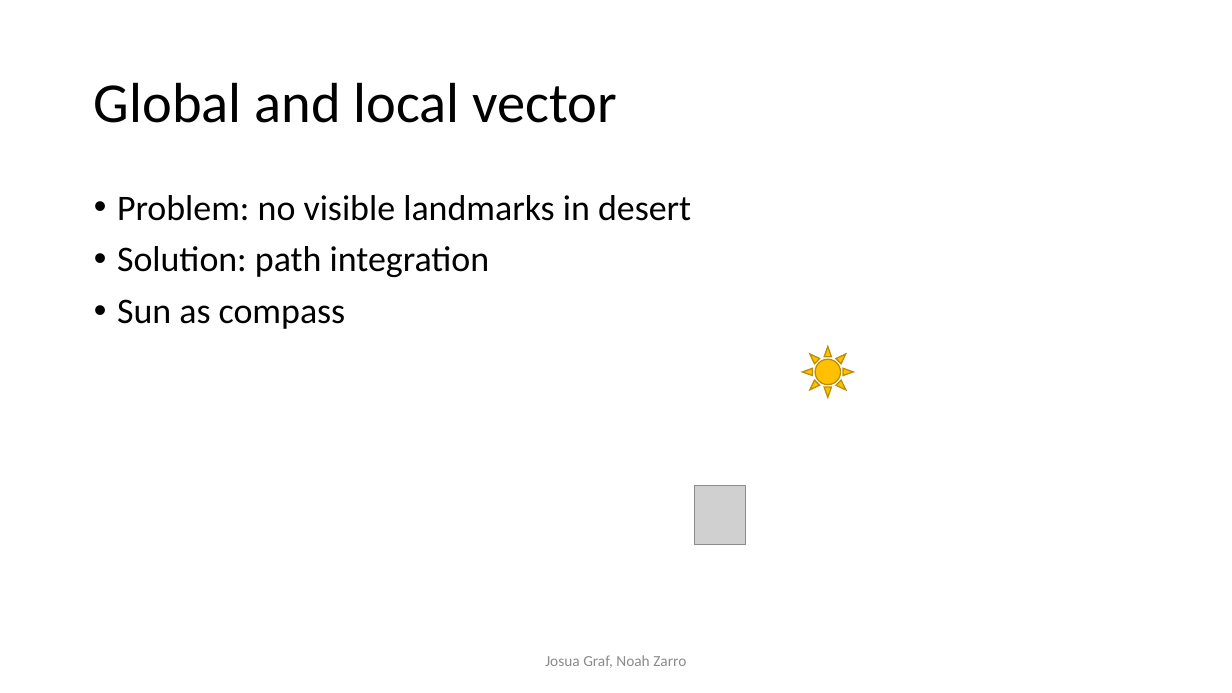
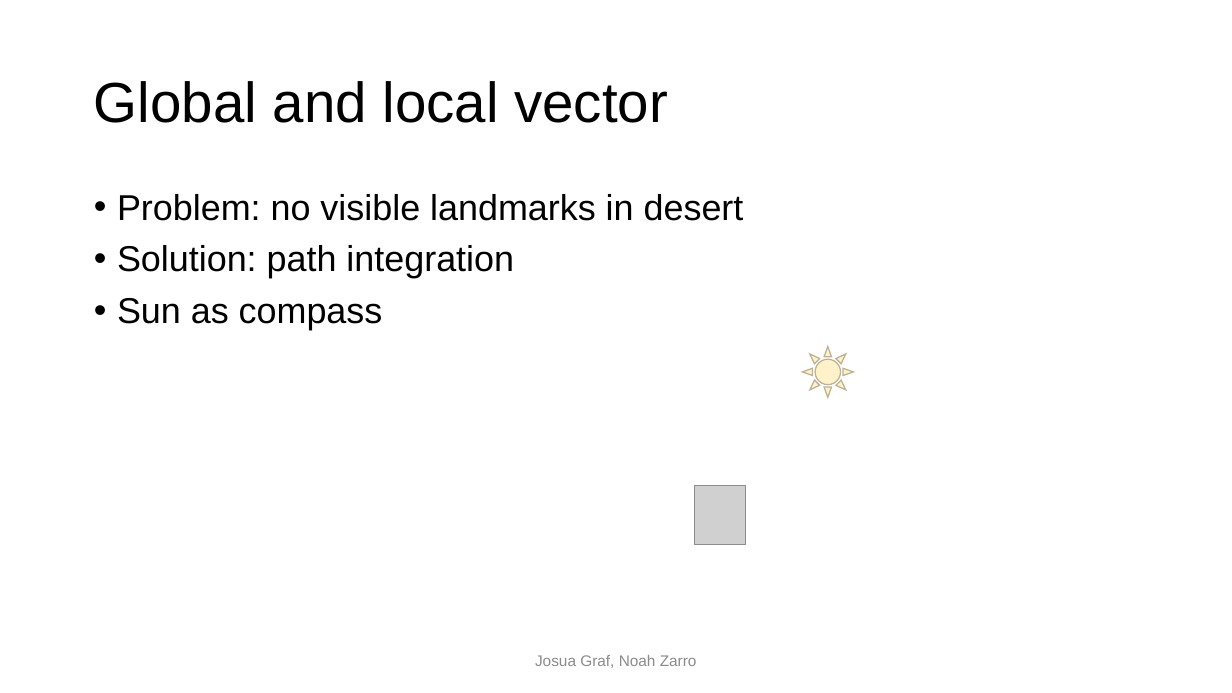
Before and after one commit to noahzarro/project_template, a slide deck: slide 3 of final_presentation/Back to home in desert.pptx. Drawn at 1232x693 pixels with LibreOffice and Linux fonts; fonts in the diff are those of the drawing; grey boxes stand for pictures; background and template pictures are left out. Boxes give left, top, right and bottom in pixels: in the first picture for what was removed or moved away, otherwise in the second. Text is boxed around its words. In the diff, an @@ line names an element or a change of style, - is before the commit and + after.

```diff
--- a/final_presentation/Back to home in desert.pptx
+++ b/final_presentation/Back to home in desert.pptx
@@ sun at bbox=[802, 347, 853, 397]: fill #FFC000 to #FFF2CB; outline #BD8E00 1 pt to #BDB396 1 pt @@
@@ font Calibri to Arial in 3 elements at bbox=[94, 81, 668, 123], bbox=[117, 194, 744, 330], bbox=[535, 655, 697, 668] @@
```
Also in this commit, not shown: 5 other slides changed, 6 slides added.
